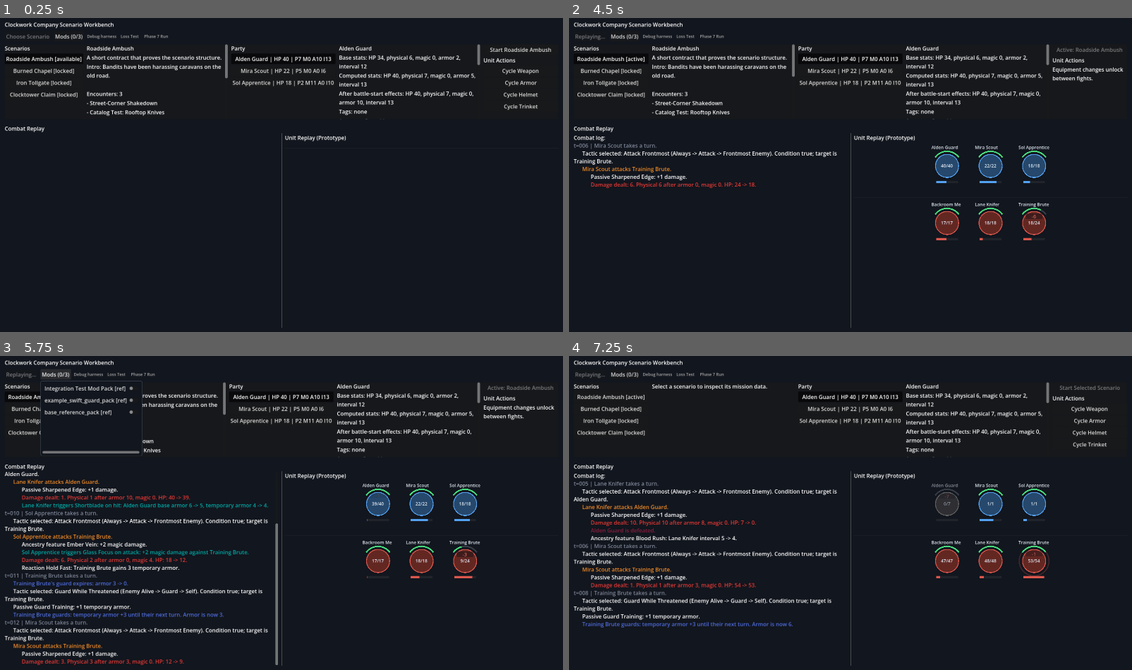
Above: before the commit, frames 1-4 (two rows, left to right).
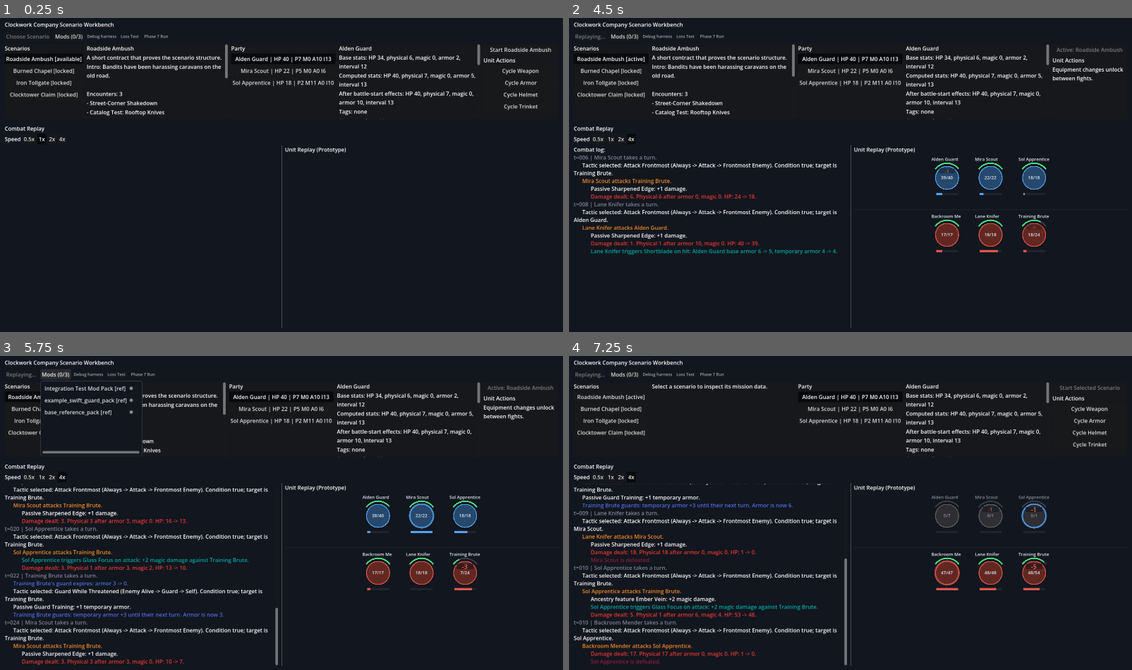
Above: after the commit, the same moments.

Repository: aqvm/clockwork-company
Game: Godot game, scene res://scenes/combat_test_scene.tscn
Same seed, same stepped clock (60 frames per second), same inputs: the game is played once before the commit and once after it.
Inputs (mouse positions are in pixels of both pictures, inside the frame that each line leads up to):
- Up to frame 1 (0.25 s): no input
- Up to frame 2 (4.5 s): click (597, 140) at 0.5 s, where only the run after the commit has a clickable "0.5x"; click (608, 140) at 1.25 s, where only the run after the commit has a clickable "1x"; click (619, 140) at 2 s, where only the run after the commit has a clickable "2x"; click (630, 140) at 2.75 s, where only the run after the commit has a clickable "4x"; click "Start Roadside Ambush" at 3.5 s; click "Run Fight 1/3" at 4.25 s
- Up to frame 3 (5.75 s): click "Mods (0/3)" at 5 s
- Up to frame 4 (7.25 s): click "Loss Test" at 5.75 s; click "Run Fight 1/5" at 6.5 s

The runs differ from the first frame. In frame 1, 0.3% of the frame differs, in the area x 0-62%, y 36-44%; in frame 2, 6.3%; in frame 3, 6.7%; in frame 4, 9.8%, in the area x 0-86%, y 36-99%.

Commit message:
Add replay speed controls

Diff:
--- a/clockwork-company/scripts/ui/combat_replay_panel.gd
+++ b/clockwork-company/scripts/ui/combat_replay_panel.gd
@@ -10,6 +10,7 @@
 const COMBAT_LOG_HEADER := "Combat log:"
 const SECONDS_PER_SIM_SECOND := 0.2
 const MIN_SECONDS_BETWEEN_REPLAY_ACTIONS := 0.1
+const REPLAY_SPEEDS: Array[float] = [0.5, 1.0, 2.0, 4.0]
 
 @onready var combat_log: RichTextLabel = %CombatLog
 @onready var allies_row: HBoxContainer = %AlliesRow
@@ -17,6 +18,8 @@
 
 var timer: Timer = null
 var log_highlight_palette = null
+var speed_label: Label = null
+var speed_buttons: Array[Button] = []
 var replay_events: Array[Dictionary] = []
 var structured_events: Array[Dictionary] = []
 var roster_units: Array[Dictionary] = []
@@ -32,6 +35,7 @@
 var next_event_time := 0.0
 var event_transition_elapsed := 0.0
 var active_event_actor_name := ""
+var replay_speed := 1.0
 
 
 func setup(replay_timer: Timer, highlight_palette) -> void:
@@ -40,6 +44,7 @@
 	timer.timeout.connect(_on_replay_timer_timeout)
 	timer.one_shot = true
 	combat_log.get_v_scroll_bar().value_changed.connect(_on_combat_log_scroll_value_changed)
+	_setup_speed_controls()
 
 
 func tick(delta: float) -> void:
@@ -178,7 +183,7 @@
 	next_event_time = float(replay_events[replay_event_index].get("time", current_event_time))
 	event_transition_elapsed = 0.0
 	var sim_delta: float = max(0.0, next_event_time - current_event_time)
-	timer.wait_time = max(MIN_SECONDS_BETWEEN_REPLAY_ACTIONS, sim_delta * SECONDS_PER_SIM_SECOND)
+	timer.wait_time = max(MIN_SECONDS_BETWEEN_REPLAY_ACTIONS, sim_delta * SECONDS_PER_SIM_SECOND / replay_speed)
 	timer.start()
 
 
@@ -191,6 +196,38 @@
 
 func _on_replay_timer_timeout() -> void:
 	_show_next_replay_event()
+
+
+func _setup_speed_controls() -> void:
+	if speed_label != null:
+		return
+	var row := HBoxContainer.new()
+	row.add_theme_constant_override("separation", 4)
+	speed_label = Label.new()
+	speed_label.text = "Speed"
+	row.add_child(speed_label)
+	for speed in REPLAY_SPEEDS:
+		var button := Button.new()
+		button.text = _speed_text(speed)
+		button.toggle_mode = true
+		button.button_pressed = is_equal_approx(speed, replay_speed)
+		button.pressed.connect(_on_speed_button_pressed.bind(speed))
+		row.add_child(button)
+		speed_buttons.append(button)
+	add_child(row)
+	move_child(row, min(2, get_child_count() - 1))
+
+
+func _on_speed_button_pressed(speed: float) -> void:
+	replay_speed = speed
+	for button in speed_buttons:
+		button.button_pressed = button.text == _speed_text(speed)
+
+
+func _speed_text(speed: float) -> String:
+	if is_equal_approx(speed, round(speed)):
+		return "%dx" % int(round(speed))
+	return "%.1fx" % speed
 
 
 func _on_combat_log_scroll_value_changed(_value: float) -> void:
Not shown, changed: ARCHITECTURE.md
Not shown, changed: LEARNING_LOG.md
Not shown, changed: TODO.md
